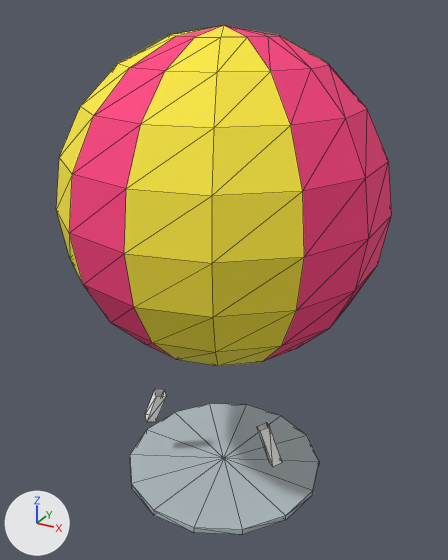
The glTF model public/models/bulk/studsboll.glb: old version first, new version second.
The view is the same before and after, from a 50 mm camera at (0.178, -0.323, 0.309) aimed at (0.001, -0.001, 0.148). The lights are fixed; the arrows at lower left show +X, +Y and +Z. The first picture is the older version. Mesh edges are drawn as thin lines. Where no turn or scale is listed for an object, it has been applied to the vertices. Vertices at exactly the same position are counted once.

Objects in the first picture: 'studsboll'.
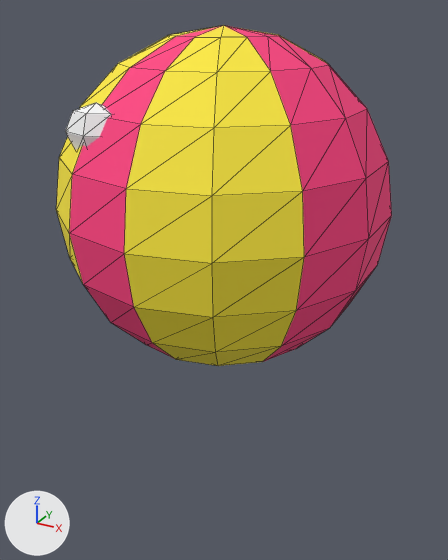
The newer file is also turned or shifted as a whole; pictures and numbers use the older file's frame.

Pixel boxes (x1, y1, x2, y2) of what changed, in the pictures (448 x 560 px):
'studsboll', reshaped (33% shorter)
    before: (56, 25, 392, 535)
    after: (56, 25, 392, 366)
part 1 of me_studsboll, added
    after: (65, 103, 111, 150)
part 2 of me_studsboll, deleted
    before: (130, 404, 319, 535)
part 3 of me_studsboll, deleted
    before: (257, 423, 282, 467)
part 4 of me_studsboll, deleted
    before: (145, 389, 166, 422)

The change, as a list of edits to the scene's bpy script:
```text
Change me_studsboll:
    used by ob_studsboll; location = (0.0, 0.0, 0.15)
    remove me_studsboll.from_pydata(...)  # 174 vertices, 324 faces; spans x -0.097..0.097, y -0.1..0.1, z -0.15..0.15
    add me_studsboll.from_pydata(...)  # 148 vertices, 288 faces; spans x -0.097..0.097, y -0.1..0.1, z -0.05..0.15
    me_studsboll part 1: a new loose piece, a UV sphere (6 segments, 4 rings, poles along z) spanning x -0.052..-0.018, y -0.082..-0.058, z 0.085..0.115, in mat_fafafa (white #fafafa)
    me_studsboll part 2: the loose piece of 30 vertices spanning x -0.07..0.07, y -0.068..0.068, z -0.15..-0.146 is deleted
    me_studsboll part 3: the loose piece of 8 vertices spanning x 0.035..0.055, y -0.025..-0.015, z -0.117..-0.088 is deleted
    me_studsboll part 4: the loose piece of 8 vertices spanning x -0.055..-0.035, y -0.025..-0.015, z -0.117..-0.088 is deleted
    remove me_studsboll.materials.append(mat_b0bec5)  # light grey #b0bec5
```
